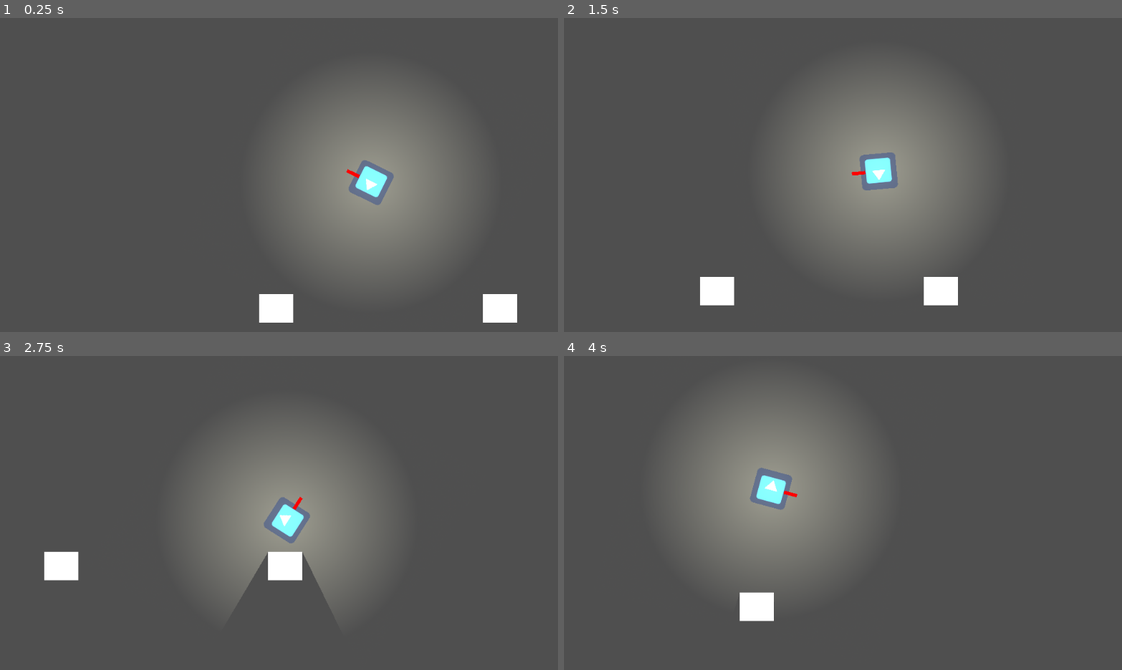
Above: before the commit, frames 1-4 (two rows, left to right).
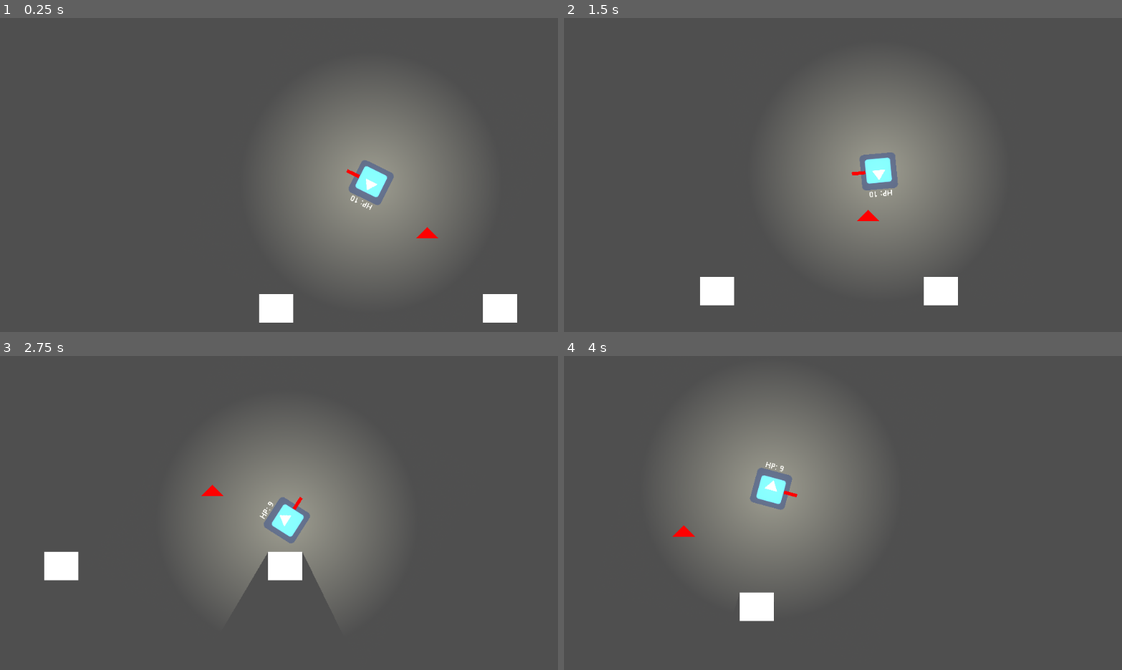
Above: after the commit, the same moments.

Repository: angeldustjdr/ostjam2022
Game: Godot game, scene res://Scenes/Main.tscn
Same seed, same stepped clock (60 frames per second), same inputs: the game is played once before the commit and once after it. The engine's default icon, where the game draws it, is replaced by a stand-in: a white triangle on a blue panel in a dark square.
Inputs (mouse positions are in pixels of both pictures, inside the frame that each line leads up to):
- Up to frame 1 (0.25 s): no input
- Up to frame 2 (1.5 s): move the mouse to (976, 149) at 0.52 s; hold Right (ui_right) 0.53-1.28 s; move the mouse to (736, 184) at 1.27 s; hold Down (ui_down) from 1.28 s (still down)
- Up to frame 3 (2.75 s): move the mouse to (345, 431) at 2.02 s; release Down (ui_down) at 2.03 s; hold Right (ui_right) from 2.03 s (still down)
- Up to frame 4 (4 s): move the mouse to (820, 572) at 2.77 s; release Right (ui_right) at 2.78 s; hold Up (ui_up) 2.78-3.53 s; move the mouse to (1021, 556) at 3.52 s; hold Left (ui_left) from 3.53 s (still down)

The runs differ from the first frame. In frame 1, 0.1% of the frame differs, in the area x 62-79%, y 56-71%; in frame 2, 0.1%; in frame 3, 0.1%; in frame 4, 0.1%, in the area x 19-40%, y 33-58%.

Commit message:
hitbox manager + HP

Diff:
--- a/src/Scenes/Main.tscn
+++ b/src/Scenes/Main.tscn
@@ -71,3 +71,15 @@
 
 [node name="LightOccluder2D" type="LightOccluder2D" parent="Obstacle2"]
 occluder = SubResource( 2 )
+
+[node name="Pikes" type="Area2D" parent="."]
+position = Vector2( 100, 100 )
+
+[node name="Polygon2D" type="Polygon2D" parent="Pikes"]
+color = Color( 1, 0, 0, 1 )
+polygon = PoolVector2Array( 20, 0, -20, 0, 0, -20 )
+
+[node name="CollisionPolygon2D" type="CollisionPolygon2D" parent="Pikes"]
+polygon = PoolVector2Array( 20, 0, -20, 0, 0, -20 )
+
+[connection signal="body_entered" from="Pikes" to="Player" method="_on_Pikes_body_entered"]
--- a/src/Scenes/Player.tscn
+++ b/src/Scenes/Player.tscn
@@ -1,7 +1,8 @@
-[gd_scene load_steps=4 format=2]
+[gd_scene load_steps=5 format=2]
 
 [ext_resource path="res://icon.png" type="Texture" id=1]
-[ext_resource path="res://Scripts/PlayerMovement.gd" type="Script" id=2]
+[ext_resource path="res://Scripts/PlayerManager.gd" type="Script" id=2]
+[ext_resource path="res://Scripts/PlayerLabel.gd" type="Script" id=3]
 
 [sub_resource type="CircleShape2D" id=1]
 radius = 33.0151
@@ -12,7 +13,7 @@
 [node name="Icon" type="Sprite" parent="."]
 texture = ExtResource( 1 )
 
-[node name="PlayerCollisionShape2D" type="CollisionShape2D" parent="."]
+[node name="PlayerCollisionShape" type="CollisionShape2D" parent="."]
 shape = SubResource( 1 )
 
 [node name="ColorRect" type="ColorRect" parent="."]
@@ -24,3 +25,14 @@
 __meta__ = {
 "_edit_use_anchors_": false
 }
+
+[node name="Label" type="Label" parent="."]
+margin_left = -21.0
+margin_top = -46.0
+margin_right = 19.0
+margin_bottom = -32.0
+text = "LABEL"
+script = ExtResource( 3 )
+__meta__ = {
+"_edit_use_anchors_": false
+}
--- /dev/null
+++ b/src/Scripts/PlayerLabel.gd
@@ -0,0 +1,6 @@
+extends Label
+
+onready var Player = get_parent()
+
+func _process(delta):
+	self.text = "HP: " + str(Player.health)
--- a/src/Scripts/PlayerMovement.gd
+++ b/src/Scripts/PlayerManager.gd
@@ -1,4 +1,6 @@
 extends KinematicBody2D
+
+var health = 10
 
 export var speed = 200
 export var friction = 0.01
@@ -25,3 +27,7 @@
 	else:
 		velocity = lerp(velocity, Vector2.ZERO, friction)
 	velocity = move_and_slide(velocity)
+
+
+func _on_Pikes_body_entered(body):
+	health -= 1
